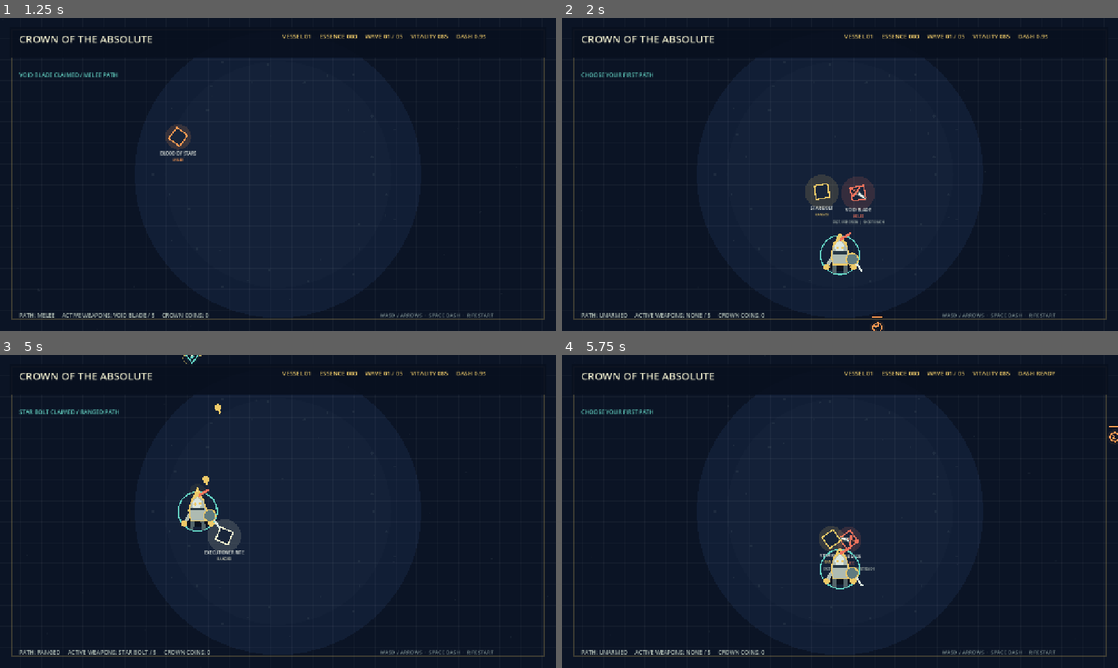
Above: before the commit, frames 1-4 (two rows, left to right).
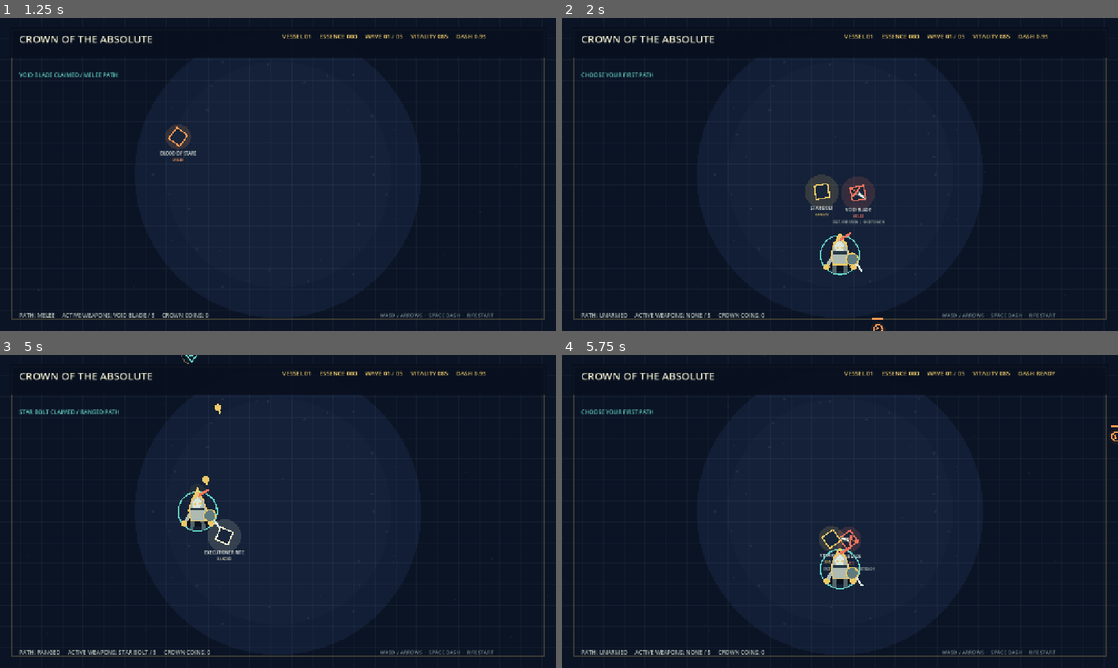
Above: after the commit, the same moments.

Repository: domaki7/new-project
Game: Godot game, scene res://main.tscn
The game is run twice, just before and just after one commit, with the same random seed, the same clock (stepped at 60 frames per second) and the same inputs.
Inputs (mouse positions are in pixels of both pictures, inside the frame that each line leads up to):
- Up to frame 1 (1.25 s): tap Enter at 0.5 s; move the mouse to (400, 158) at 0.52 s; hold D from 0.53 s (still down); tap R at 0.6 s; click (400, 158) at 0.67 s; tap Space at 0.77 s
- Up to frame 2 (2 s): tap Space at 1.25, 1.52 s; move the mouse to (728, 190) at 1.27 s; release D at 1.28 s; hold S from 1.28 s (still down); tap R at 1.35 s
- Up to frame 3 (5 s): move the mouse to (333, 442) at 2.02 s; release S at 2.03 s; hold D 2.03-2.78 s; tap R every 0.75 s from 2.1 to 4.35 s; tap Enter at 2.75 s; move the mouse to (250, 574) at 2.77 s; hold W 2.78-3.53 s; click (250, 574) at 2.92 s; tap Space at 3.02, 3.77, 4.52 s; move the mouse to (444, 558) at 3.52 s; hold A from 3.53 s (still down); move the mouse to (111, 464) at 4.27 s
- Up to frame 4 (5.75 s): move the mouse to (867, 511) at 5.02 s; release A at 5.03 s; hold S from 5.03 s (still down); tap R at 5.1 s; click (867, 511) at 5.17 s

Frame 1 is identical in both runs. In frame 2, less than 0.1% of the frame differs, in the area x 55-58%, y 95-100%; in frame 3, less than 0.1%; in frame 4, less than 0.1%.
Error before the commit: Invalid access to property or key 'strength' on a base object of type 'Dictionary'. (res://main.gd:766)
Error after the commit: Invalid access to property or key 'strength' on a base object of type 'Dictionary'. (res://main.gd:769)

Commit message:
Smooth enemy steering

Diff:
--- a/godot/main.gd
+++ b/godot/main.gd
@@ -266,7 +266,7 @@
     elif roll < 0.78: type = "ORACLE"
     var data: Dictionary = MONSTERS[type]
     var health: float = data.health + wave * 14.0
-    enemies.append({"position": position, "type": type, "radius": data.radius, "health": health, "max_health": health, "speed": data.speed + wave * 4.0, "damage": data.damage, "essence": data.essence, "shot_timer": 1.5, "poison": 0.0, "slow": 0.0, "hit_flash": 0.0})
+    enemies.append({"position": position, "type": type, "radius": data.radius, "health": health, "max_health": health, "speed": data.speed + wave * 4.0, "velocity": Vector2.ZERO, "damage": data.damage, "essence": data.essence, "shot_timer": 1.5, "poison": 0.0, "slow": 0.0, "hit_flash": 0.0})
 
 func spawn_pickup() -> void:
     var options: Array[String] = []
@@ -411,9 +411,12 @@
             var crowd_radius: float = enemy.radius + other.radius + 8.0
             if crowd_distance > 0.1 and crowd_distance < crowd_radius:
                 crowd_push += offset.normalized() * (crowd_radius - crowd_distance) / crowd_radius
-        var movement_direction := Vector2(cos(angle), sin(angle)) * separation
+        var movement_direction: Vector2 = Vector2(cos(angle), sin(angle)) * separation
         movement_direction = (movement_direction + crowd_push * 1.8).normalized()
-        enemy.position += movement_direction * enemy.speed * (0.45 if enemy.slow > 0 else 1.0) * delta
+        var enemy_target_velocity: Vector2 = movement_direction * enemy.speed * (0.45 if enemy.slow > 0 else 1.0)
+        var enemy_steering: float = 520.0 if enemy.slow <= 0.0 else 260.0
+        enemy.velocity = enemy.velocity.move_toward(enemy_target_velocity, enemy_steering * delta)
+        enemy.position += enemy.velocity * delta
         if enemy.position.distance_to(player.position) < enemy.radius + 17.0: damage_player(enemy.damage * delta)
         if enemy.health <= 0.0:
             essence += enemy.essence
